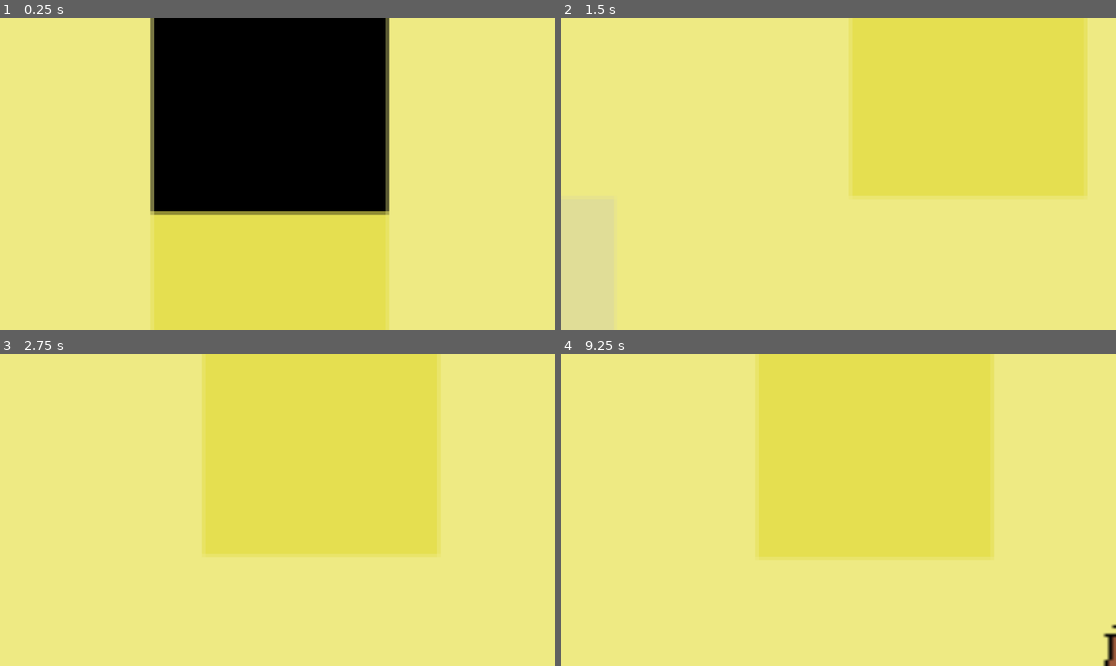
Above: before the commit, frames 1-4 (two rows, left to right).
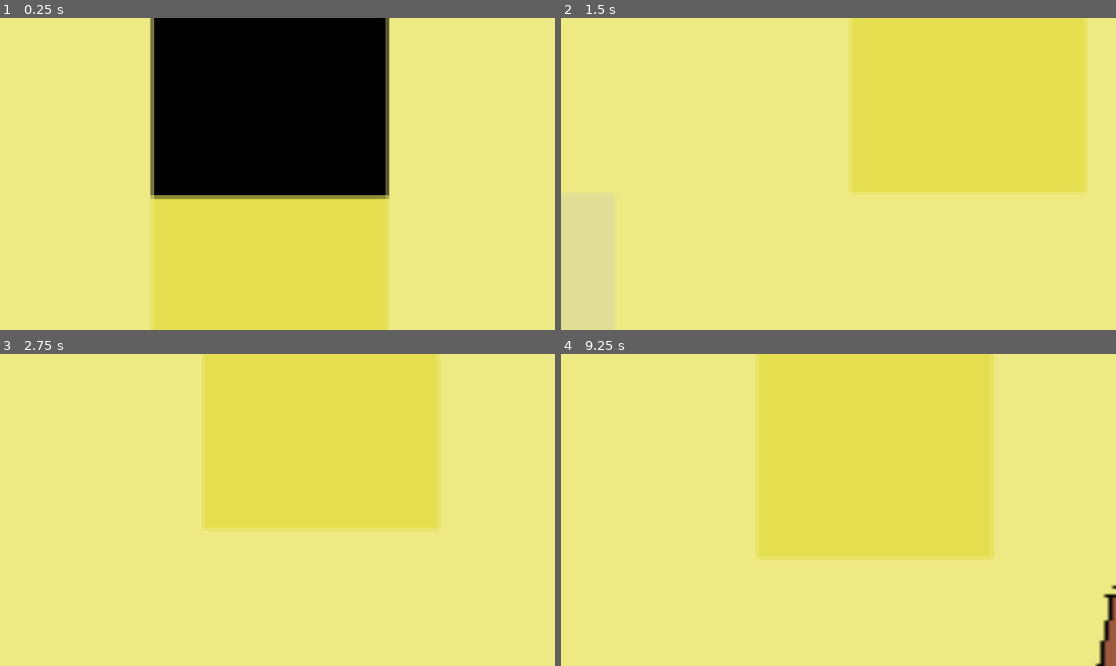
Above: after the commit, the same moments.

Repository: soupybloo/chick
Game: Godot game, scene res://scenes/1.truck_scene.tscn
The game is run twice, just before and just after one commit, with the same random seed, the same clock (stepped at 60 frames per second) and the same inputs.
Inputs:
- Up to frame 1 (0.25 s): no input
- Up to frame 2 (1.5 s): tap Enter (ui_accept) at 0.5, 0.6, 0.77, 1.07, 1.35 s; hold Right (ui_right) from 0.53 s (still down)
- Up to frame 3 (2.75 s): tap Enter (ui_accept) at 1.52, 1.82, 2.1 s; release Right (ui_right) at 2.03 s; hold Left (ui_left) from 2.03 s (still down)
- Up to frame 4 (9.25 s): release Left (ui_left) at 2.78 s; hold Right (ui_right) 2.78-4.28 s; tap Enter (ui_accept) at 2.85, 3.02, 3.32, 3.6, 3.77, 4.07, 4.25, 4.35, 4.52, 4.82, 5, 5.1, 5.75, 5.85, 6.02, 6.32, 6.5, 6.6, 6.77, 7.07, 7.25, 7.35, 7.52, 7.82, 8.1, 8.85, 9.02 s; hold Left (ui_left) 4.28-5.03 s; hold Right (ui_right) 5.03-5.78 s; hold Left (ui_left) 5.78-7.28 s; hold Right (ui_right) from 7.28 s (still down)

The runs differ from the first frame. In frame 1, 2.8% of the frame differs, in the area x 27-71%, y 56-64%; in frame 2, 0.6%; in frame 3, 4.0%, in the area x 36-80%, y 55-66%; in frame 4, 0.5%.

Commit message:
Chick can walk in 4 directions in truck

Diff:
--- a/characters/character_scenes/inside_truck_character.tscn
+++ b/characters/character_scenes/inside_truck_character.tscn
@@ -86,7 +86,6 @@
 sprite_frames = SubResource("SpriteFrames_wdy5u")
 animation = &"defaultBob"
 autoplay = "defaultBob"
-frame_progress = 0.620053
 
 [node name="CollisionShape2D" type="CollisionShape2D" parent="."]
 position = Vector2(246, -53)
--- a/characters/character_scenes/placeholder_character.gd
+++ b/characters/character_scenes/placeholder_character.gd
@@ -1,36 +1,62 @@
 extends CharacterBody2D
 
+#const SPEED = 300.0
+#const JUMP_VELOCITY = -400.0
+@onready var sprite_2d = $Sprite2D
 
-const SPEED = 300.0
-const JUMP_VELOCITY = -400.0
-@onready var sprite_2d = $Sprite2D
+@export var move_speed : float = 300
 
 # Get the gravity from the project settings to be synced with RigidBody nodes.
 var gravity = ProjectSettings.get_setting("physics/2d/default_gravity")
 
+func _physics_process(delta):
+	# Get input direction
+	var input_direction = Vector2(
+		Input.get_action_strength("right") - Input.get_action_strength("left"),
+		Input.get_action_strength("down") - Input.get_action_strength("up")
+	)
 
-func _physics_process(delta):
 	if (velocity.x > 1 || velocity.x < -1):
+		sprite_2d.animation = "walkRight"
+		if velocity.x < -1:
+			sprite_2d.flip_h = true
+		elif velocity.x > 1:
+			sprite_2d.flip_h = false
+	elif (velocity.y > 1 || velocity.y < -1):
 		sprite_2d.animation = "walkRight"
 	else:
 		sprite_2d.animation = "defaultBob"
-	# Add the gravity.
-	if not is_on_floor():
-		velocity.y += gravity * delta
 
-	# Handle jump.
-	if Input.is_action_just_pressed("ui_accept") and is_on_floor():
-		velocity.y = JUMP_VELOCITY
+	# Update velocity
+	velocity = input_direction * move_speed
 
-	# Get the input direction and handle the movement/deceleration.
-	# As good practice, you should replace UI actions with custom gameplay actions.
-	var direction = Input.get_axis("ui_left", "ui_right")
-	if direction:
-		velocity.x = direction * SPEED
-	else:
-		velocity.x = move_toward(velocity.x, 0, SPEED)
-
+	# Move character on map
 	move_and_slide()
 
-	var isLeft = velocity.x < 0
-	sprite_2d.flip_h = isLeft
+
+
+#func _physics_process(delta):
+	#if (velocity.x > 1 || velocity.x < -1):
+		#sprite_2d.animation = "walkRight"
+	#else:
+		#sprite_2d.animation = "defaultBob"
+	## Add the gravity.
+	#if not is_on_floor():
+		#velocity.y += gravity * delta
+#
+	## Handle jump.
+	#if Input.is_action_just_pressed("ui_accept") and is_on_floor():
+		#velocity.y = JUMP_VELOCITY
+#
+	## Get the input direction and handle the movement/deceleration.
+	## As good practice, you should replace UI actions with custom gameplay actions.
+	#var direction = Input.get_axis("ui_left", "ui_right")
+	#if direction:
+		#velocity.x = direction * SPEED
+	#else:
+		#velocity.x = move_toward(velocity.x, 0, SPEED)
+#
+	#move_and_slide()
+	#
+	#var isLeft = velocity.x < 0
+	#sprite_2d.flip_h = isLeft
--- a/project.godot
+++ b/project.godot
@@ -14,3 +14,26 @@
 run/main_scene="res://Scenes/1.truck_scene.tscn"
 config/features=PackedStringArray("4.2", "Forward Plus")
 config/icon="res://icon.svg"
+
+[input]
+
+right={
+"deadzone": 0.5,
+"events": [Object(InputEventKey,"resource_local_to_scene":false,"resource_name":"","device":0,"window_id":0,"alt_pressed":false,"shift_pressed":false,"ctrl_pressed":false,"meta_pressed":false,"pressed":false,"keycode":0,"physical_keycode":4194321,"key_label":0,"unicode":0,"echo":false,"script":null)
+]
+}
+left={
+"deadzone": 0.5,
+"events": [Object(InputEventKey,"resource_local_to_scene":false,"resource_name":"","device":0,"window_id":0,"alt_pressed":false,"shift_pressed":false,"ctrl_pressed":false,"meta_pressed":false,"pressed":false,"keycode":0,"physical_keycode":4194319,"key_label":0,"unicode":0,"echo":false,"script":null)
+]
+}
+down={
+"deadzone": 0.5,
+"events": [Object(InputEventKey,"resource_local_to_scene":false,"resource_name":"","device":0,"window_id":0,"alt_pressed":false,"shift_pressed":false,"ctrl_pressed":false,"meta_pressed":false,"pressed":false,"keycode":0,"physical_keycode":4194322,"key_label":0,"unicode":0,"echo":false,"script":null)
+]
+}
+up={
+"deadzone": 0.5,
+"events": [Object(InputEventKey,"resource_local_to_scene":false,"resource_name":"","device":0,"window_id":0,"alt_pressed":false,"shift_pressed":false,"ctrl_pressed":false,"meta_pressed":false,"pressed":false,"keycode":0,"physical_keycode":4194320,"key_label":0,"unicode":0,"echo":false,"script":null)
+]
+}
